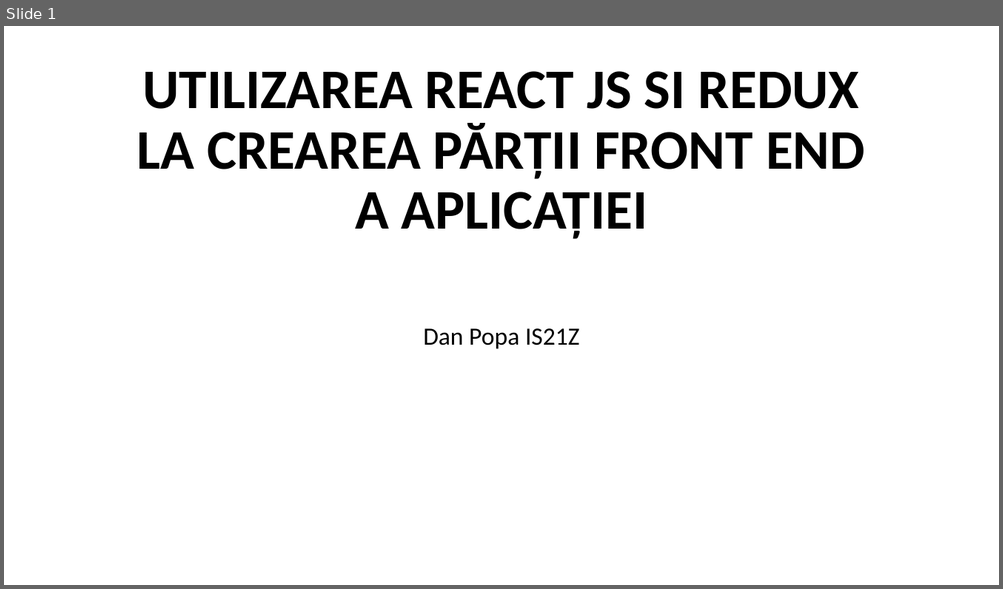
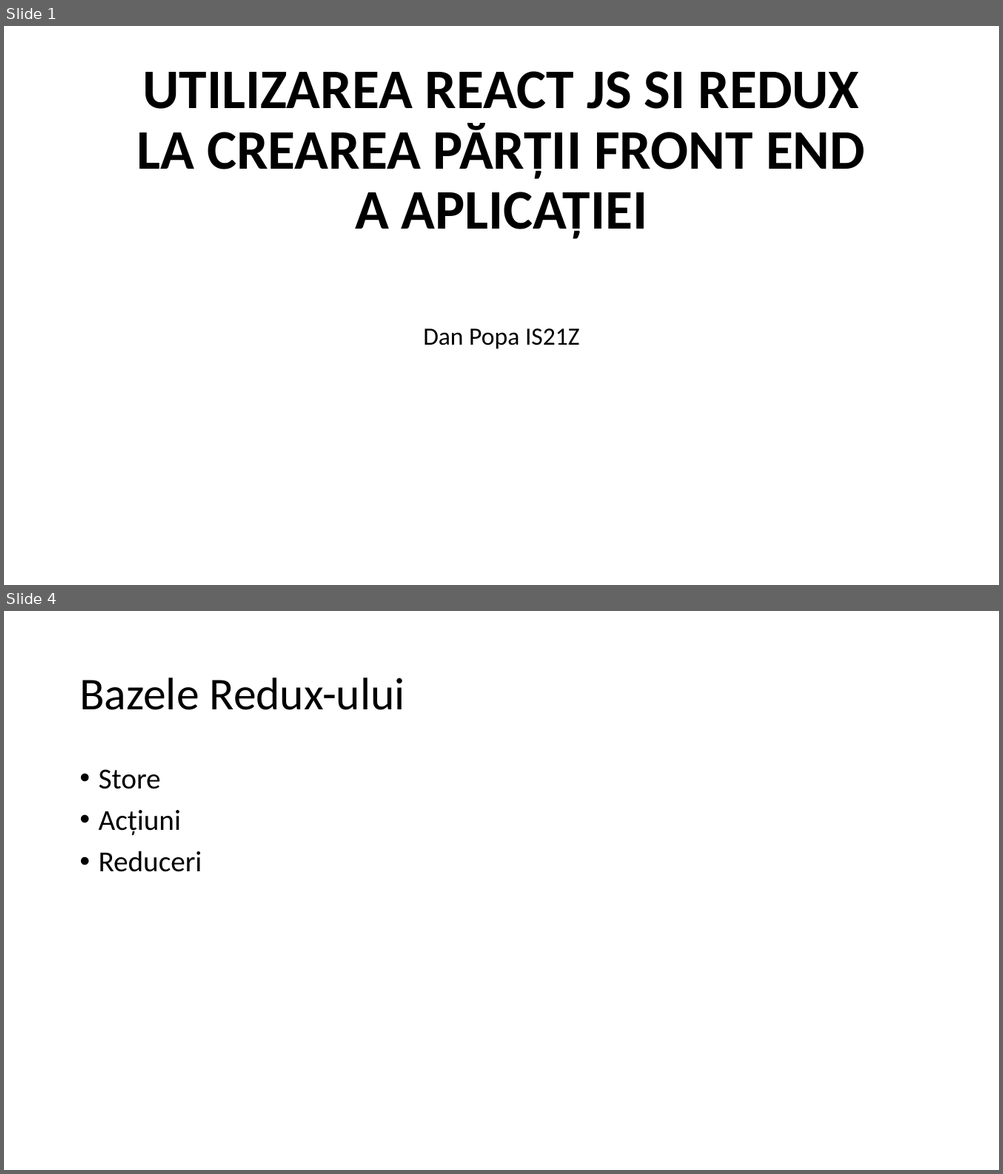
Before and after one commit to cubbK/teza-an2, a slide deck: TezaDanPopaPrezentare.pptx. Shown one above the other, each under a label of ours: slide 1 before the commit, slides 1 and 4 after it; the slides between them are not shown. The pictures are 1003x589 and 1003x1174 pixels, drawn with LibreOffice and Linux fonts; fonts in the diff are those of the drawing. Boxes give left, top, right and bottom in pixels: in the first picture for what was removed or moved away, otherwise in the second. Text is boxed around its words. In the diff, an @@ line names an element or a change of style, - is before the commit and + after.

Commit message:
add presentation

```diff
--- a/TezaDanPopaPrezentare.pptx
+++ b/TezaDanPopaPrezentare.pptx
@@ slide 4 added at [4,611,999,1170], background #FFFFFF @@
@@ title added at [79,678,405,710], 44 pt, text #000000 @@
+Bazele Redux-ului
@@ text added at [99,769,202,872], 28 pt, text #000000 @@
+• Store
+• Acțiuni
+• Reduceri
```
Also in this commit, not shown: 1 slide changed, 7 other slides added, 1 slide removed, 2 other files.
